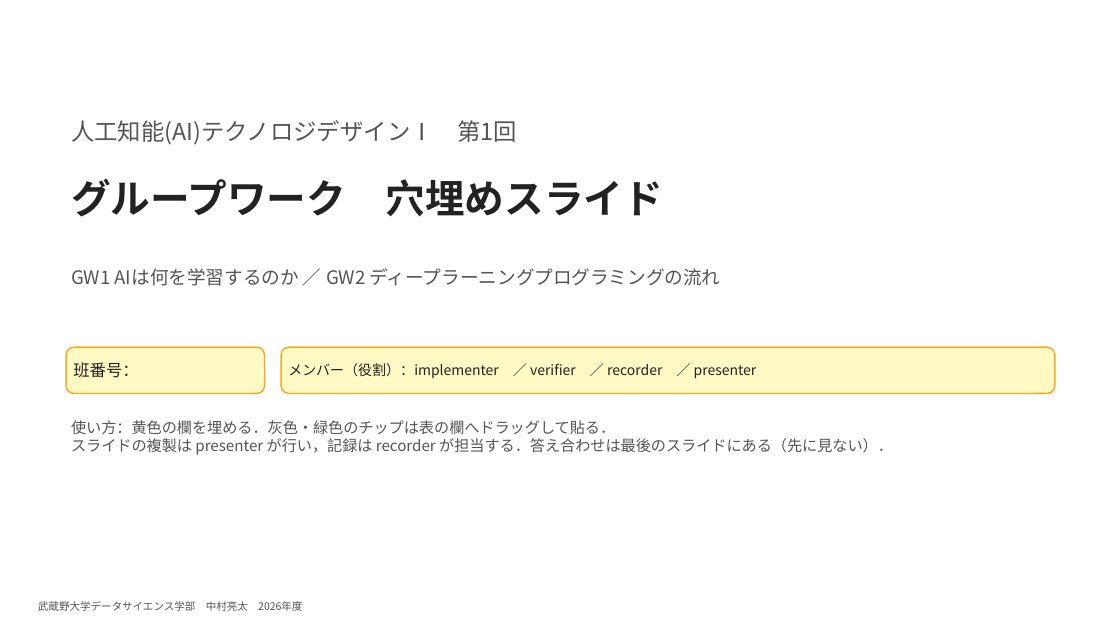
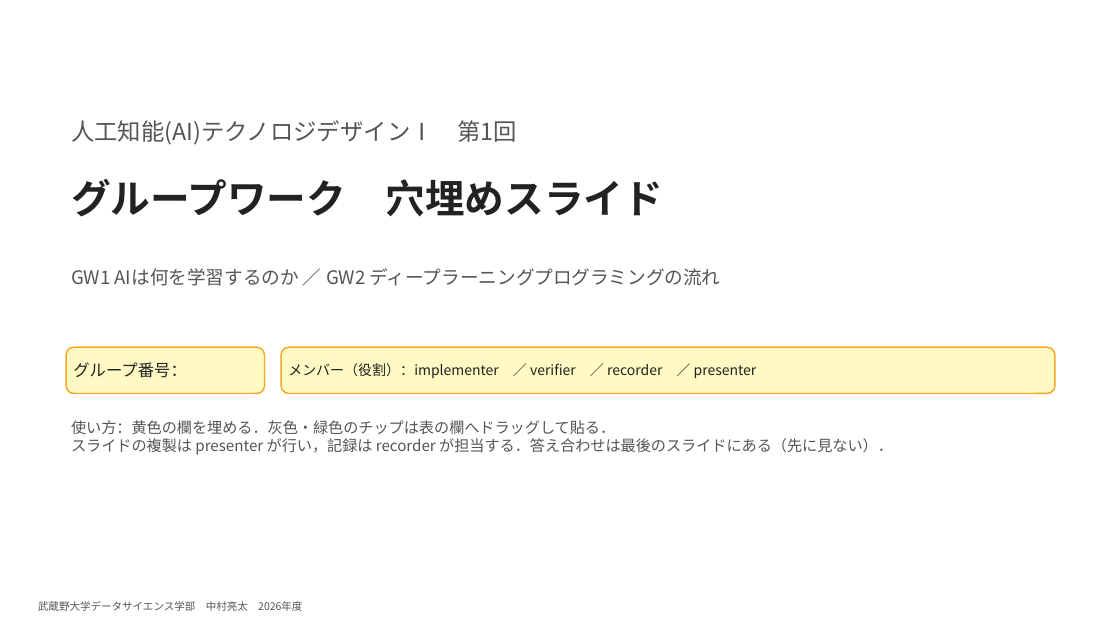
Before and after one commit to RNMUDS/2026AI_TD, a slide deck: slide 1 of docs/slides/aitd1_week1_groupwork_with_answers.pptx. Drawn at 1120x630 pixels with LibreOffice and Linux fonts; fonts in the diff are those of the drawing. Boxes give left, top, right and bottom in pixels: in the first picture for what was removed or moved away, otherwise in the second. Text is boxed around its words. In the diff, an @@ line names an element or a change of style, - is before the commit and + after.

```diff
--- a/docs/slides/aitd1_week1_groupwork_with_answers.pptx
+++ b/docs/slides/aitd1_week1_groupwork_with_answers.pptx
@@ text in rounded rectangle at [73,362,187,378]: text changed @@
-班番号：
+グループ番号：
```
Also in this commit, not shown: 4 other slides changed, 13 other files.
